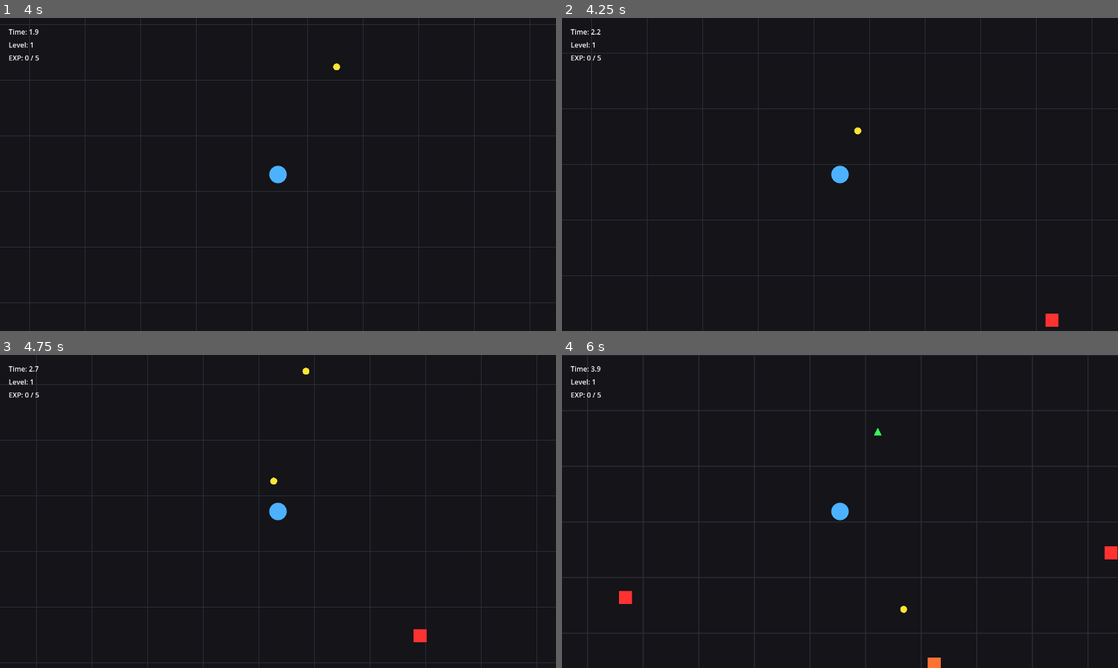
Above: before the commit, frames 1-4 (two rows, left to right).
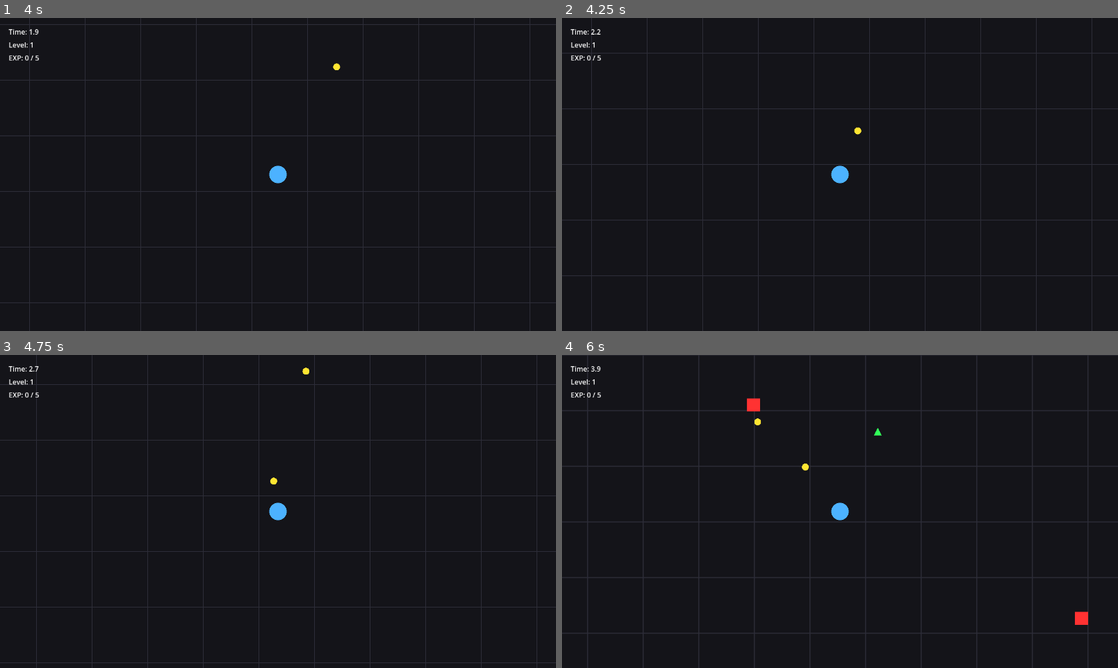
Above: after the commit, the same moments.

Repository: EthanAGi/CircleSurvivor
Game: Godot game, scene res://scenes/main_menu.tscn
Same seed, same stepped clock (60 frames per second), same inputs: the game is played once before the commit and once after it.
Inputs:
- Up to frame 1 (4 s): click "Start" at 0.5 s; click "Test Character" at 1.25 s; click "Test Level" at 2 s; tap Enter at 2.75 s; hold D (move_right) 2.78-3.53 s; hold S (move_down) from 3.53 s (still down)
- Up to frame 2 (4.25 s): keep holding S (move_down)
- Up to frame 3 (4.75 s): release S (move_down) at 4.28 s; hold D (move_right) from 4.28 s (still down)
- Up to frame 4 (6 s): release D (move_right) at 5.03 s; hold W (move_up) 5.03-5.78 s; hold A (move_left) from 5.78 s (still down)

Frame 1 is identical in both runs. In frame 2, 0.1% of the frame differs, in the area x 86-90%, y 94-99%; in frame 3, 0.1%; in frame 4, 0.6%, in the area x 10-100%, y 13-100%.

Commit message:
Add: Enemy Variety

Diff:
--- /dev/null
+++ b/scenes/enemy_projectile.tscn
@@ -0,0 +1,13 @@
+[gd_scene format=3 uid="uid://cfnufoeghgiuj"]
+
+[ext_resource type="Script" uid="uid://cky2lrepj7yt0" path="res://scripts/enemy_projectile.gd" id="1_lofwd"]
+
+[sub_resource type="CircleShape2D" id="CircleShape2D_e8ik0"]
+radius = 7.0
+
+[node name="EnemyProjectile" type="Area2D" unique_id=297608384]
+collision_layer = 0
+script = ExtResource("1_lofwd")
+
+[node name="CollisionShape2D" type="CollisionShape2D" parent="." unique_id=1093125634]
+shape = SubResource("CircleShape2D_e8ik0")
--- a/scripts/enemy.gd
+++ b/scripts/enemy.gd
@@ -2,17 +2,36 @@
 
 signal died(enemy_position: Vector2, exp_amount: int)
 
-@export var speed: float = 120.0
-@export var max_health: int = 3
-@export var exp_drop_amount: int = 1
+enum EnemyType {
+	BASIC,
+	FAST,
+	TANK,
+	RANGED
+}
+
+@export var enemy_type: EnemyType = EnemyType.BASIC
+@export var projectile_scene: PackedScene
+
+var speed: float = 120.0
+var max_health: int = 3
+var exp_drop_amount: int = 1
+var touch_damage: int = 1
 
 var player: Node2D = null
 var is_active: bool = true
 var is_dead: bool = false
 var current_health: int = 0
 
+var shoot_cooldown: float = 1.8
+var shoot_timer: float = 0.0
+var desired_range: float = 260.0
+var stop_range: float = 220.0
+var retreat_range: float = 170.0
+
 func _ready() -> void:
+	_apply_type_stats()
 	current_health = max_health
+	shoot_timer = randf_range(0.4, shoot_cooldown)
 	queue_redraw()
 
 func _process(delta: float) -> void:
@@ -22,9 +41,96 @@
 	if player == null or not is_instance_valid(player):
 		return
 
-	var direction := (player.global_position - global_position).normalized()
-	global_position += direction * speed * delta
+	match enemy_type:
+		EnemyType.BASIC:
+			_process_basic(delta)
+		EnemyType.FAST:
+			_process_fast(delta)
+		EnemyType.TANK:
+			_process_tank(delta)
+		EnemyType.RANGED:
+			_process_ranged(delta)
+
 	queue_redraw()
+
+func _apply_type_stats() -> void:
+	match enemy_type:
+		EnemyType.BASIC:
+			speed = 120.0
+			max_health = 3
+			exp_drop_amount = 1
+			touch_damage = 1
+
+		EnemyType.FAST:
+			speed = 190.0
+			max_health = 2
+			exp_drop_amount = 1
+			touch_damage = 1
+
+		EnemyType.TANK:
+			speed = 75.0
+			max_health = 8
+			exp_drop_amount = 3
+			touch_damage = 2
+
+		EnemyType.RANGED:
+			speed = 105.0
+			max_health = 3
+			exp_drop_amount = 2
+			touch_damage = 1
+			shoot_cooldown = 1.8
+			desired_range = 260.0
+			stop_range = 220.0
+			retreat_range = 170.0
+
+func _process_basic(delta: float) -> void:
+	var direction := (player.global_position - global_position).normalized()
+	global_position += direction * speed * delta
+
+func _process_fast(delta: float) -> void:
+	var direction := (player.global_position - global_position).normalized()
+	global_position += direction * speed * delta
+
+func _process_tank(delta: float) -> void:
+	var direction := (player.global_position - global_position).normalized()
+	global_position += direction * speed * delta
+
+func _process_ranged(delta: float) -> void:
+	var to_player: Vector2 = player.global_position - global_position
+	var distance: float = to_player.length()
+	var direction: Vector2 = Vector2.ZERO
+
+	if distance > stop_range:
+		direction = to_player.normalized()
+	elif distance < retreat_range:
+		direction = (-to_player).normalized()
+	else:
+		direction = Vector2.ZERO
+
+	global_position += direction * speed * delta
+
+	shoot_timer -= delta
+	if shoot_timer <= 0.0 and distance <= desired_range:
+		_fire_projectile()
+		shoot_timer = shoot_cooldown
+
+func _fire_projectile() -> void:
+	if projectile_scene == null:
+		return
+
+	if player == null or not is_instance_valid(player):
+		return
+
+	var projectile: Area2D = projectile_scene.instantiate()
+	get_parent().add_child(projectile)
+	projectile.global_position = global_position
+
+	var direction := (player.global_position - global_position).normalized()
+	if direction == Vector2.ZERO:
+		direction = Vector2.RIGHT
+
+	projectile.direction = direction
+	projectile.damage = 1
 
 func stop() -> void:
 	is_active = false
@@ -40,6 +146,9 @@
 	else:
 		queue_redraw()
 
+func get_touch_damage() -> int:
+	return touch_damage
+
 func die() -> void:
 	if is_dead:
 		return
@@ -49,6 +158,17 @@
 	queue_free()
 
 func _draw() -> void:
+	match enemy_type:
+		EnemyType.BASIC:
+			_draw_basic()
+		EnemyType.FAST:
+			_draw_fast()
+		EnemyType.TANK:
+			_draw_tank()
+		EnemyType.RANGED:
+			_draw_ranged()
+
+func _draw_basic() -> void:
 	var color := Color(1.0, 0.2, 0.2)
 
 	if current_health == 2:
@@ -57,3 +177,54 @@
 		color = Color(1.0, 0.8, 0.2)
 
 	draw_rect(Rect2(Vector2(-15, -15), Vector2(30, 30)), color)
+
+func _draw_fast() -> void:
+	var color := Color(1.0, 0.35, 0.75)
+	if current_health == 1:
+		color = Color(1.0, 0.7, 0.9)
+
+	draw_circle(Vector2.ZERO, 12.0, color)
+	draw_circle(Vector2(0, -18), 4.0, Color(1.0, 1.0, 1.0, 0.9))
+
+func _draw_tank() -> void:
+	var color := Color(0.55, 0.25, 1.0)
+
+	if current_health <= 5:
+		color = Color(0.7, 0.45, 1.0)
+	if current_health <= 2:
+		color = Color(0.9, 0.75, 1.0)
+
+	draw_rect(Rect2(Vector2(-22, -22), Vector2(44, 44)), color)
+	draw_rect(
+		Rect2(Vector2(-26, -26), Vector2(52, 52)),
+		Color(0.15, 0.0, 0.25, 1.0),
+		false,
+		3.0
+	)
+
+func _draw_ranged() -> void:
+	var points := PackedVector2Array([
+		Vector2(0, -18),
+		Vector2(16, 10),
+		Vector2(-16, 10)
+	])
+
+	var color := Color(0.2, 1.0, 0.6)
+	if current_health == 2:
+		color = Color(0.5, 1.0, 0.7)
+	elif current_health == 1:
+		color = Color(0.8, 1.0, 0.85)
+
+	draw_colored_polygon(points, color)
+	draw_circle(Vector2.ZERO, 4.0, Color(0.0, 0.35, 0.15))
+
+	# Show its preferred attack radius a little
+	draw_arc(
+		Vector2.ZERO,
+		24.0,
+		0.0,
+		TAU,
+		32,
+		Color(0.2, 1.0, 0.6, 0.35),
+		2.0
+	)
--- /dev/null
+++ b/scripts/enemy_projectile.gd
@@ -0,0 +1,40 @@
+extends Area2D
+
+@export var speed: float = 260.0
+@export var lifetime: float = 3.0
+@export var damage: int = 1
+
+var direction: Vector2 = Vector2.RIGHT
+
+func _ready() -> void:
+	area_entered.connect(_on_area_entered)
+
+	var timer := get_tree().create_timer(lifetime)
+	timer.timeout.connect(queue_free)
+
+	queue_redraw()
+
+func _process(delta: float) -> void:
+	global_position += direction * speed * delta
+	rotation = direction.angle()
+	queue_redraw()
+
+func _on_area_entered(area: Area2D) -> void:
+	if area.has_method("take_damage"):
+		area.take_damage(damage)
+	queue_free()
+
+func stop() -> void:
+	set_process(false)
+
+func _draw() -> void:
+	draw_circle(Vector2.ZERO, 7.0, Color(1.0, 0.45, 0.1))
+	draw_arc(
+		Vector2.ZERO,
+		9.0,
+		0.0,
+		TAU,
+		24,
+		Color(1.0, 0.9, 0.3),
+		2.0
+	)
--- a/scripts/main.gd
+++ b/scripts/main.gd
@@ -16,6 +16,7 @@
 @onready var choice_button_3 = $UI/UIRoot/LevelUpPanel/VBoxContainer/ChoiceButton3
 
 var enemy_scene: PackedScene = preload("res://scenes/enemy.tscn")
+var enemy_projectile_scene: PackedScene = preload("res://scenes/enemy_projectile.tscn")
 var bullet_scene: PackedScene = preload("res://scenes/bullet.tscn")
 var exp_pickup_scene: PackedScene = preload("res://scenes/exp_pickup.tscn")
 var orbit_ball_scene: PackedScene = preload("res://scenes/orbit_ball.tscn")
@@ -263,13 +264,52 @@
 	if game_over:
 		return
 
-	var enemy: Node = enemy_scene.instantiate()
+	var enemy: Area2D = enemy_scene.instantiate()
 	add_child(enemy)
 
 	enemy.player = player
 	enemy.global_position = _get_spawn_position()
-	enemy.body_entered.connect(_on_enemy_body_entered)
+	enemy.projectile_scene = enemy_projectile_scene
+	enemy.enemy_type = _roll_enemy_type_for_current_time()
+
+	enemy.body_entered.connect(_on_enemy_body_entered.bind(enemy))
 	enemy.died.connect(_on_enemy_died)
+
+func _roll_enemy_type_for_current_time() -> int:
+	var roll: float = rng.randf()
+
+	# Early game: mostly basic, a few fast
+	if survival_time < 25.0:
+		if roll < 0.80:
+			return 0 # BASIC
+		return 1 # FAST
+
+	# Mid game: introduce tank
+	if survival_time < 55.0:
+		if roll < 0.50:
+			return 0 # BASIC
+		elif roll < 0.75:
+			return 1 # FAST
+		return 2 # TANK
+
+	# Later: introduce ranged
+	if survival_time < 90.0:
+		if roll < 0.35:
+			return 0 # BASIC
+		elif roll < 0.58:
+			return 1 # FAST
+		elif roll < 0.82:
+			return 2 # TANK
+		return 3 # RANGED
+
+	# Endgame mix
+	if roll < 0.22:
+		return 0 # BASIC
+	elif roll < 0.46:
+		return 1 # FAST
+	elif roll < 0.72:
+		return 2 # TANK
+	return 3 # RANGED
 
 func _on_player_shoot_requested(spawn_position: Vector2) -> void:
 	if game_over:
@@ -550,11 +590,16 @@
 	var offset: Vector2 = Vector2.RIGHT.rotated(angle) * distance
 	return player.global_position + offset
 
-func _on_enemy_body_entered(body: Node) -> void:
-	if game_over:
-		return
-
-	if body == player:
+func _on_enemy_body_entered(body: Node, enemy: Area2D) -> void:
+	if game_over:
+		return
+
+	if body != player:
+		return
+
+	if enemy != null and is_instance_valid(enemy) and enemy.has_method("get_touch_damage"):
+		player.take_damage(enemy.get_touch_damage())
+	else:
 		player.take_damage(1)
 
 func _on_player_died() -> void:
Not shown, added: scripts/enemy_projectile.gd.uid
